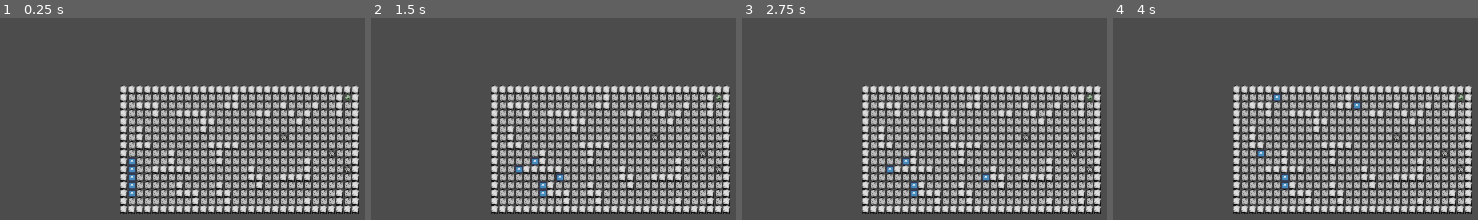
Above: before the commit, frames 1-4 (left to right).
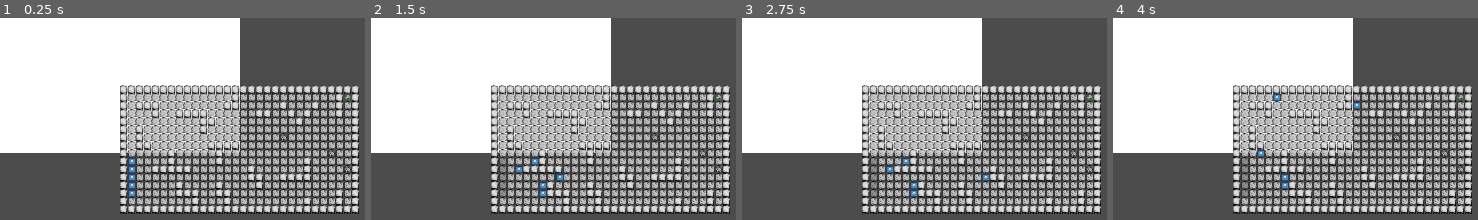
Above: after the commit, the same moments.

Repository: vmjcv/sunset
Game: Godot game, scene res://scene/level/level_manager.tscn
Same seed, same stepped clock (60 frames per second), same inputs: the game is played once before the commit and once after it. This scene is started directly instead of the project's main scene. The engine's default icon, where the game draws it, is replaced by a stand-in: a white triangle on a blue panel in a dark square.
Inputs (mouse positions are in pixels of both pictures, inside the frame that each line leads up to):
- Up to frame 1 (0.25 s): no input
- Up to frame 2 (1.5 s): tap Enter at 0.5 s; move the mouse to (outside the picture) at 0.52 s; hold Right (ui_right) 0.53-1.28 s; hold 1 0.53-1.28 s; click (outside the picture) at 0.67 s; move the mouse to (outside the picture) at 1.27 s; hold Down (ui_down) from 1.28 s (still down); tap 2 at 1.35 s
- Up to frame 3 (2.75 s): tap Space at 2 s; move the mouse to (outside the picture) at 2.02 s; release Down (ui_down) at 2.03 s; hold Right (ui_right) from 2.03 s (still down); hold 1 from 2.03 s (still down)
- Up to frame 4 (4 s): tap Enter at 2.75 s; move the mouse to (outside the picture) at 2.77 s; release Right (ui_right) at 2.78 s; release 1 at 2.78 s; hold Up (ui_up) 2.78-3.53 s; tap 2 at 2.85 s; click (outside the picture) at 2.92 s; tap Space at 3.5 s; move the mouse to (outside the picture) at 3.52 s; hold Left (ui_left) from 3.53 s (still down); hold 1 from 3.53 s (still down)

The runs differ from the first frame. In frame 1, 38% of the frame differs, in the area x 0-66%, y 0-67%; in frame 2, 38%, in the area x 0-66%, y 0-89%; in frame 3, 38%; in frame 4, 38%.

Commit message:
support tile

Diff:
--- a/game/scene/level/level_manager.tscn
+++ b/game/scene/level/level_manager.tscn
@@ -8,9 +8,15 @@
 margin_right = 0.00012207
 rect_scale = Vector2( 0.3, 0.3 )
 __meta__ = {
-"_edit_lock_": true,
 "_edit_use_anchors_": false
 }
+
+[node name="ColorRect" type="ColorRect" parent="."]
+margin_right = 1920.0
+margin_bottom = 1080.0
+rect_min_size = Vector2( 1920, 1080 )
+size_flags_horizontal = 3
+size_flags_vertical = 3
 
 [node name="Panel" type="Panel" parent="."]
 margin_left = 960.0
--- a/game/scene/map/map_1_1.tscn
+++ b/game/scene/map/map_1_1.tscn
@@ -1,15 +1,23 @@
-[gd_scene load_steps=6 format=2]
+[gd_scene load_steps=14 format=2]
 
 [ext_resource path="res://texture/blocks/plain.png" type="Texture" id=1]
 [ext_resource path="res://texture/blocks/trap1.png" type="Texture" id=2]
 [ext_resource path="res://texture/blocks/obstacle.png" type="Texture" id=3]
 [ext_resource path="res://texture/blocks/arrow.png" type="Texture" id=4]
+[ext_resource path="res://texture/blocks/hole.png" type="Texture" id=5]
+[ext_resource path="res://texture/blocks/broken1.png" type="Texture" id=6]
+[ext_resource path="res://texture/blocks/broken2.png" type="Texture" id=7]
+[ext_resource path="res://texture/blocks/broken3.png" type="Texture" id=8]
+[ext_resource path="res://texture/blocks/trap2.png" type="Texture" id=9]
+[ext_resource path="res://texture/blocks/wall1.png" type="Texture" id=10]
+[ext_resource path="res://texture/blocks/wall2.png" type="Texture" id=11]
+[ext_resource path="res://texture/blocks/wall3.png" type="Texture" id=12]
 
 [sub_resource type="TileSet" id=1]
 8/name = "birthPos"
 8/texture = ExtResource( 1 )
 8/tex_offset = Vector2( 0, 0 )
-8/modulate = Color( 1, 1, 1, 1 )
+8/modulate = Color( 0.756863, 0.756863, 0.756863, 1 )
 8/region = Rect2( 0, 0, 64, 64 )
 8/tile_mode = 0
 8/occluder_offset = Vector2( 0, 0 )
@@ -76,6 +84,118 @@
 12/shape_one_way_margin = 0.0
 12/shapes = [  ]
 12/z_index = 0
+13/name = "hole1"
+13/texture = ExtResource( 5 )
+13/tex_offset = Vector2( 0, 0 )
+13/modulate = Color( 1, 1, 1, 1 )
+13/region = Rect2( 0, 0, 64, 64 )
+13/tile_mode = 0
+13/occluder_offset = Vector2( 0, 0 )
+13/navigation_offset = Vector2( 0, 0 )
+13/shape_offset = Vector2( 0, 0 )
+13/shape_transform = Transform2D( 1, 0, 0, 1, 0, 0 )
+13/shape_one_way = false
+13/shape_one_way_margin = 0.0
+13/shapes = [  ]
+13/z_index = 0
+14/name = "broken1"
+14/texture = ExtResource( 6 )
+14/tex_offset = Vector2( 0, 0 )
+14/modulate = Color( 1, 1, 1, 1 )
+14/region = Rect2( 0, 0, 64, 64 )
+14/tile_mode = 0
+14/occluder_offset = Vector2( 0, 0 )
+14/navigation_offset = Vector2( 0, 0 )
+14/shape_offset = Vector2( 0, 0 )
+14/shape_transform = Transform2D( 1, 0, 0, 1, 0, 0 )
+14/shape_one_way = false
+14/shape_one_way_margin = 0.0
+14/shapes = [  ]
+14/z_index = 0
+15/name = "broken2"
+15/texture = ExtResource( 7 )
+15/tex_offset = Vector2( 0, 0 )
+15/modulate = Color( 1, 1, 1, 1 )
+15/region = Rect2( 0, 0, 64, 64 )
+15/tile_mode = 0
+15/occluder_offset = Vector2( 0, 0 )
+15/navigation_offset = Vector2( 0, 0 )
+15/shape_offset = Vector2( 0, 0 )
+15/shape_transform = Transform2D( 1, 0, 0, 1, 0, 0 )
+15/shape_one_way = false
+15/shape_one_way_margin = 0.0
+15/shapes = [  ]
+15/z_index = 0
+16/name = "broken3"
+16/texture = ExtResource( 8 )
+16/tex_offset = Vector2( 0, 0 )
+16/modulate = Color( 1, 1, 1, 1 )
+16/region = Rect2( 0, 0, 64, 64 )
+16/tile_mode = 0
+16/occluder_offset = Vector2( 0, 0 )
+16/navigation_offset = Vector2( 0, 0 )
+16/shape_offset = Vector2( 0, 0 )
+16/shape_transform = Transform2D( 1, 0, 0, 1, 0, 0 )
+16/shape_one_way = false
+16/shape_one_way_margin = 0.0
+16/shapes = [  ]
+16/z_index = 0
+17/name = "trap2"
+17/texture = ExtResource( 9 )
+17/tex_offset = Vector2( 0, 0 )
+17/modulate = Color( 1, 1, 1, 1 )
+17/region = Rect2( 0, 0, 64, 64 )
+17/tile_mode = 0
+17/occluder_offset = Vector2( 0, 0 )
+17/navigation_offset = Vector2( 0, 0 )
+17/shape_offset = Vector2( 0, 0 )
+17/shape_transform = Transform2D( 1, 0, 0, 1, 0, 0 )
+17/shape_one_way = false
+17/shape_one_way_margin = 0.0
+17/shapes = [  ]
+17/z_index = 0
+18/name = "wall1"
+18/texture = ExtResource( 10 )
+18/tex_offset = Vector2( 0, 0 )
+18/modulate = Color( 1, 1, 1, 1 )
+18/region = Rect2( 0, 0, 63, 70 )
+18/tile_mode = 0
+18/occluder_offset = Vector2( 0, 0 )
+18/navigation_offset = Vector2( 0, 0 )
+18/shape_offset = Vector2( 0, 0 )
+18/shape_transform = Transform2D( 1, 0, 0, 1, 0, 0 )
+18/shape_one_way = false
+18/shape_one_way_margin = 0.0
+18/shapes = [  ]
+18/z_index = 0
+19/name = "wall2"
+19/texture = ExtResource( 11 )
+19/tex_offset = Vector2( 0, 0 )
+19/modulate = Color( 1, 1, 1, 1 )
+19/region = Rect2( 0, 0, 64, 68 )
+19/tile_mode = 0
+19/occluder_offset = Vector2( 0, 0 )
+19/navigation_offset = Vector2( 0, 0 )
+19/shape_offset = Vector2( 0, 0 )
+19/shape_transform = Transform2D( 1, 0, 0, 1, 0, 0 )
+19/shape_one_way = false
+19/shape_one_way_margin = 0.0
+19/shapes = [  ]
+19/z_index = 0
+20/name = "wall3"
+20/texture = ExtResource( 12 )
+20/tex_offset = Vector2( 0, 0 )
+20/modulate = Color( 1, 1, 1, 1 )
+20/region = Rect2( 0, 1, 62, 66 )
+20/tile_mode = 0
+20/occluder_offset = Vector2( 0, 0 )
+20/navigation_offset = Vector2( 0, 0 )
+20/shape_offset = Vector2( 0, 0 )
+20/shape_transform = Transform2D( 1, 0, 0, 1, 0, 0 )
+20/shape_one_way = false
+20/shape_one_way_margin = 0.0
+20/shapes = [  ]
+20/z_index = 0
 
 [node name="TileMap" type="TileMap"]
 tile_set = SubResource( 1 )
--- a/game/script/common/global.gd
+++ b/game/script/common/global.gd
@@ -3,7 +3,7 @@
 
 const PLAIN = ["plain1", "plain2"]
 const BIRTHPOS = ["birthPos"]
-const WALL = ["wall1", "wall2", "wall3", "wall4"]
+const WALL = ["wall1", "wall2", "wall3", ""]
 const DESTINATION = ["destination1", "destination2"]
 const TRAP = ["trap1"]
 const OBSTACLE = ["obstacle1"]
Renamed: game/texture/blocks/晃动线.png -> game/texture/blocks/shake.png
